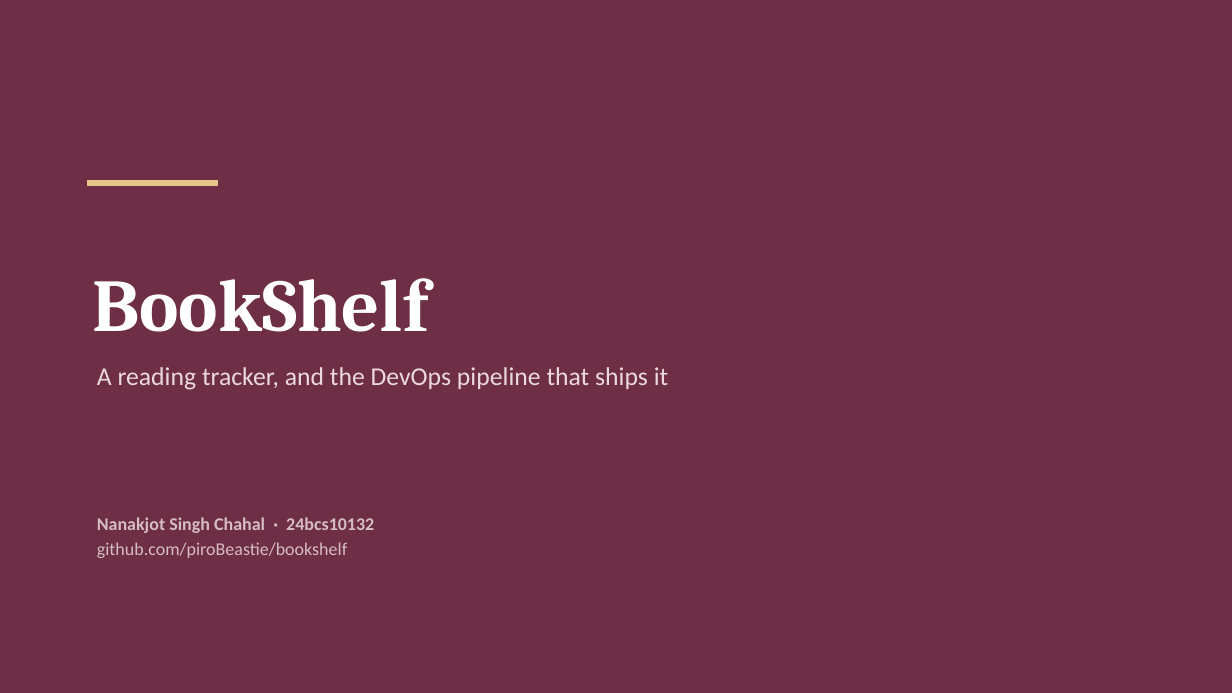
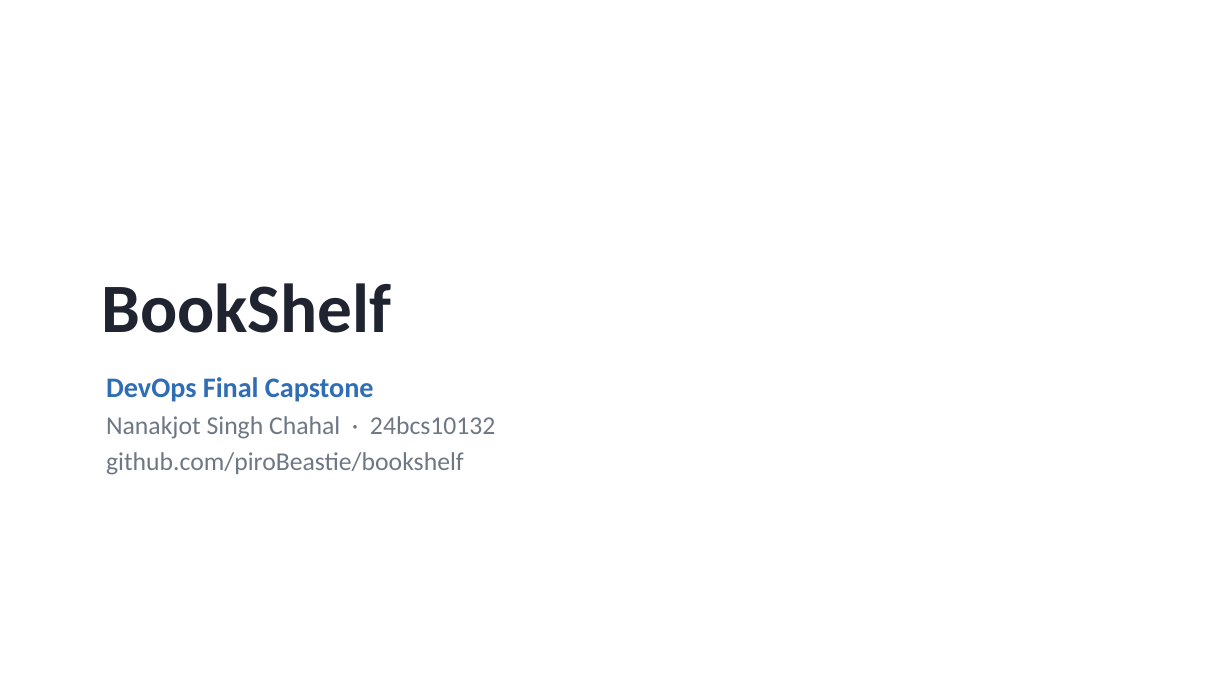
Before and after one commit to piroBeastie/bookshelf, a slide deck: slide 1 of demo/slides.pptx. Drawn at 1232x693 pixels with LibreOffice and Linux fonts; fonts in the diff are those of the drawing. Boxes give left, top, right and bottom in pixels: in the first picture for what was removed or moved away, otherwise in the second. Text is boxed around its words. In the diff, an @@ line names an element or a change of style, - is before the commit and + after.

```diff
--- a/demo/slides.pptx
+++ b/demo/slides.pptx
@@ background #6D2E46 to #FFFFFF @@
@@ rectangle removed at bbox=[88, 180, 217, 186] @@
@@ title "BookShelf": place and size @@
-title "BookShelf" at bbox=[92, 278, 428, 332]
+title "BookShelf" at bbox=[101, 283, 391, 333]
@@ title "BookShelf" at bbox=[101, 283, 391, 333]: size 58 to 54 pt, font Cambria to Calibri, text colour #FFFFFF to #1F2430 @@
@@ text "DevOps Final Capstone": place and size @@
-text "DevOps Final Capstone" at bbox=[97, 517, 374, 558]
+text "DevOps Final Capstone" at bbox=[106, 377, 495, 475]
@@ text removed at bbox=[97, 367, 668, 390] @@
-A reading tracker, and the DevOps pipeline that ships it
@@ text at bbox=[106, 377, 374, 402]: paragraph added @@
+DevOps Final Capstone
@@ text at bbox=[106, 416, 495, 475]: size 14 to 20 pt, text colour #D6BCC4 to #6E7784 in "Nanakjot Singh Chahal · 24bcs10132", "github.com/piroBeastie/bookshelf"; bold off in "Nanakjot Singh Chahal · 24bcs10132"; more space between paragraphs @@
```
Also in this commit, not shown: 6 other slides changed, 3 slides added, 3 slides removed, 3 other files.
